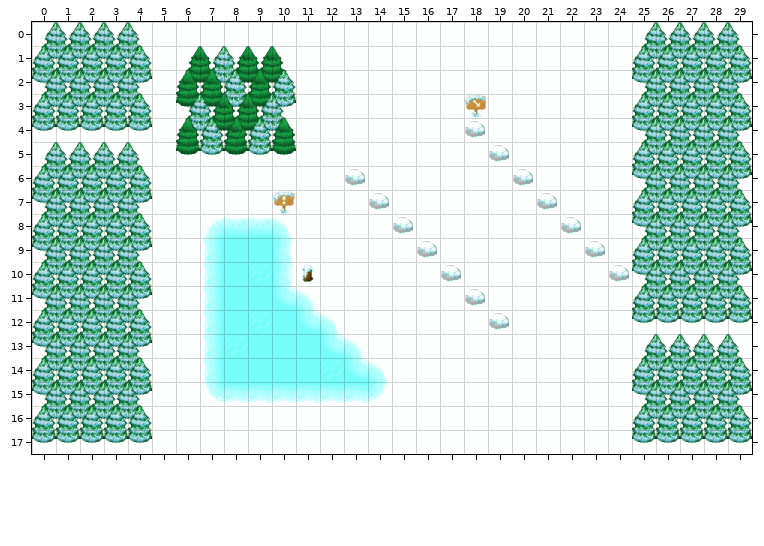
Two states of a Tiled map, Assets/Maps/CR_01.tmx. That is the earlier state.
Cells are 64x64 px. Shown: x 0..29, y 0..17. Not drawn, because the pictures are missing: unchanged layer "Background".
After the commit:
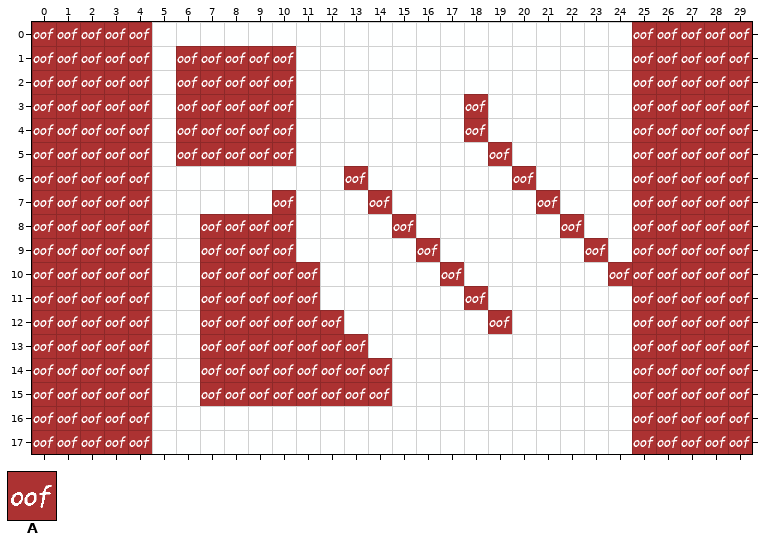
Key: from "SpecialTileset": A 0.
_ is an empty cell, . an unchanged one.
Tiles of an added or newly shown layer are drawn over the layers below it.
What changed:
--- layer "Special" (now shown)
@@ x 0..29 @@
- 0 _____...................._____
- 1 _____._____.............._____
- 2 _____._____.............._____
- 3 _____._____......._......_____
- 4 _____._____......._......_____
- 5 _____._____........_....._____
- 6 _____........_......_...._____
- 7 _____....._..._......_..._____
- 8 _____..____...._......_.._____
- 9 _____..____....._......_._____
-10 _____.._____....._......______
-11 _____.._____......_......_____
-12 _____..______......_....._____
-13 _____.._______..........._____
-14 _____..________.........._____
-15 _____..________.........._____
-16 _____...................._____
-17 _____...................._____
+ 0 AAAAA....................AAAAA
+ 1 AAAAA.AAAAA..............AAAAA
+ 2 AAAAA.AAAAA..............AAAAA
+ 3 AAAAA.AAAAA.......A......AAAAA
+ 4 AAAAA.AAAAA.......A......AAAAA
+ 5 AAAAA.AAAAA........A.....AAAAA
+ 6 AAAAA........A......A....AAAAA
+ 7 AAAAA.....A...A......A...AAAAA
+ 8 AAAAA..AAAA....A......A..AAAAA
+ 9 AAAAA..AAAA.....A......A.AAAAA
+10 AAAAA..AAAAA.....A......AAAAAA
+11 AAAAA..AAAAA......A......AAAAA
+12 AAAAA..AAAAAA......A.....AAAAA
+13 AAAAA..AAAAAAA...........AAAAA
+14 AAAAA..AAAAAAAA..........AAAAA
+15 AAAAA..AAAAAAAA..........AAAAA
+16 AAAAA....................AAAAA
+17 AAAAA....................AAAAA
Pixel boxes of the changes (left, top, right, bottom) in both pictures:
added: (32, 22, 152, 454)
added: (176, 22, 752, 454)
